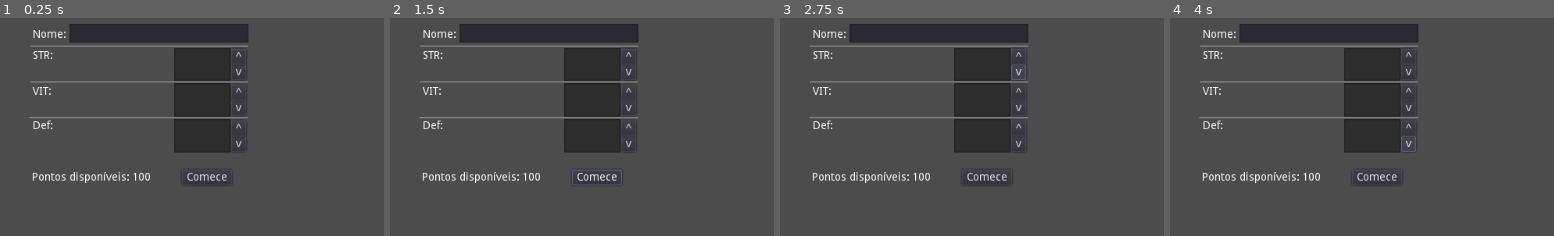
Above: before the commit, frames 1-4 (left to right).
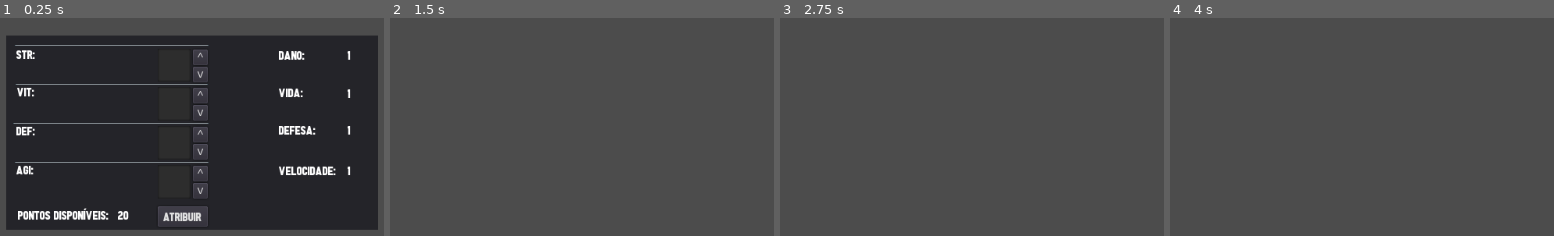
Above: after the commit, the same moments.

Repository: kingdaryss/godot2dmult
Game: Godot game, scene res://scenes/Node2D.tscn
Same seed, same stepped clock (60 frames per second), same inputs: the game is played once before the commit and once after it. Before the commit the project starts from res://Node2D.tscn.
Inputs (mouse positions are in pixels of both pictures, inside the frame that each line leads up to):
- Up to frame 1 (0.25 s): no input
- Up to frame 2 (1.5 s): click (597, 177) at 0.5 s, where only the run before the commit has a clickable "Comece"; click (574, 216) at 1.25 s, where only the run after the commit has a clickable "Atribuir"
- Up to frame 3 (2.75 s): click (1018, 72) at 2 s, where only the run before the commit has a clickable "v"
- Up to frame 4 (4 s): click (1408, 107) at 2.75 s, where only the run before the commit has a clickable "v"; click (1408, 144) at 3.5 s, where only the run before the commit has a clickable "v"

The runs differ from the first frame. In frame 1, 78% of the frame differs, in the area x 1-99%, y 2-98%; in frame 2, 14%; in frame 3, 14%; in frame 4, 14%.

Commit message:
Janela de Atributos "K" parcialmente pronta

Diff:
--- a/Node2D.gd
+++ b/Node2D.gd
@@ -1,12 +1,15 @@
 extends Node2D
 
+var atributes_scene
 # Declare member variables here. Examples:
 # Called when the node enters the scene tree for the first time.
 func _ready():
-
+	atributes_scene = get_node("atributes")
 
 	pass # Replace with function body.
 
 # Called every frame. 'delta' is the elapsed time since the previous frame.
 func _process(delta):
-	pass
+	if Input.is_key_pressed(KEY_K):
+		atributes_scene.show()
+		pass
--- a/Node2D.tscn
+++ /dev/null
@@ -1,157 +0,0 @@
-[gd_scene load_steps=3 format=2]
-
-[ext_resource path="res://Node2D.gd" type="Script" id=1]
-[ext_resource path="res://scripts/Human.gd" type="Script" id=2]
-
-[node name="Node2D" type="Node2D"]
-script = ExtResource( 1 )
-
-[node name="Node2D" type="Node2D" parent="."]
-script = ExtResource( 2 )
-
-[node name="txt_Nome" type="TextEdit" parent="Node2D"]
-margin_left = 336.0
-margin_top = 178.0
-margin_right = 565.0
-margin_bottom = 202.0
-
-[node name="lbl_Nome" type="Label" parent="Node2D"]
-margin_left = 289.487
-margin_top = 185.098
-margin_right = 343.487
-margin_bottom = 199.098
-rect_pivot_offset = Vector2( 27, 11 )
-text = "Nome:"
-
-[node name="btn_Start" type="Button" parent="Node2D"]
-margin_left = 479.9
-margin_top = 365.25
-margin_right = 543.9
-margin_bottom = 385.25
-text = "Comece"
-
-[node name="btn_Str_Down" type="Button" parent="Node2D"]
-margin_left = 543.0
-margin_top = 230.0
-margin_right = 562.0
-margin_bottom = 250.0
-action_mode = 0
-text = "v"
-
-[node name="btn_Vit_Down" type="Button" parent="Node2D"]
-margin_left = 543.0
-margin_top = 276.0
-margin_right = 562.0
-margin_bottom = 296.0
-action_mode = 0
-text = "v"
-
-[node name="btn_Def_Down" type="Button" parent="Node2D"]
-margin_left = 543.0
-margin_top = 322.0
-margin_right = 562.0
-margin_bottom = 342.0
-action_mode = 0
-text = "v"
-
-[node name="btn_Str_Up" type="Button" parent="Node2D"]
-margin_left = 543.0
-margin_top = 210.0
-margin_right = 562.0
-margin_bottom = 230.0
-action_mode = 0
-text = "^"
-
-[node name="btn_Vit_Up" type="Button" parent="Node2D"]
-margin_left = 543.0
-margin_top = 256.0
-margin_right = 562.0
-margin_bottom = 276.0
-action_mode = 0
-text = "^"
-
-[node name="btn_Def_Up" type="Button" parent="Node2D"]
-margin_left = 543.0
-margin_top = 302.0
-margin_right = 562.0
-margin_bottom = 322.0
-action_mode = 0
-text = "^"
-
-[node name="lbl_Str" type="Label" parent="Node2D"]
-margin_left = 289.0
-margin_top = 211.699
-margin_right = 329.0
-margin_bottom = 225.699
-text = "STR:"
-max_lines_visible = 1
-
-[node name="HSeparator" type="HSeparator" parent="Node2D"]
-margin_left = 285.0
-margin_top = 205.0
-margin_right = 565.0
-margin_bottom = 209.0
-
-[node name="HSeparator2" type="HSeparator" parent="Node2D"]
-margin_left = 285.0
-margin_top = 250.0
-margin_right = 565.0
-margin_bottom = 255.0
-
-[node name="HSeparator3" type="HSeparator" parent="Node2D"]
-margin_left = 284.0
-margin_top = 297.0
-margin_right = 565.0
-margin_bottom = 301.0
-
-[node name="lbl_Vit" type="Label" parent="Node2D"]
-margin_left = 289.354
-margin_top = 258.293
-margin_right = 329.354
-margin_bottom = 272.293
-text = "VIT:"
-
-[node name="lbl_Def" type="Label" parent="Node2D"]
-margin_left = 289.354
-margin_top = 301.766
-margin_right = 329.354
-margin_bottom = 315.766
-text = "Def:"
-
-[node name="lbl_Pontos" type="Label" parent="Node2D"]
-margin_left = 287.549
-margin_top = 368.261
-margin_right = 416.549
-margin_bottom = 382.261
-text = "Pontos disponíveis: "
-
-[node name="lbl_Pts" type="Label" parent="Node2D"]
-margin_left = 416.0
-margin_top = 367.902
-margin_right = 456.0
-margin_bottom = 381.902
-text = "100"
-
-[node name="atr_Str" type="TextEdit" parent="Node2D"]
-margin_left = 470.0
-margin_top = 209.0
-margin_right = 542.0
-margin_bottom = 251.0
-readonly = true
-breakpoint_gutter = true
-
-[node name="atr_Vit" type="TextEdit" parent="Node2D"]
-margin_left = 470.0
-margin_top = 254.0
-margin_right = 542.0
-margin_bottom = 297.0
-readonly = true
-breakpoint_gutter = true
-
-[node name="atr_Def" type="TextEdit" parent="Node2D"]
-margin_left = 470.0
-margin_top = 300.0
-margin_right = 542.0
-margin_bottom = 343.0
-readonly = true
-breakpoint_gutter = true
--- /dev/null
+++ b/fonts/Numbers.tres
@@ -0,0 +1,6 @@
+[gd_resource type="DynamicFont" load_steps=2 format=2]
+
+[ext_resource path="res://fonts/Tabloid Scuzzball.otf" type="DynamicFontData" id=1]
+
+[resource]
+font_data = ExtResource( 1 )
--- a/project.godot
+++ b/project.godot
@@ -16,7 +16,7 @@
 [application]
 
 config/name="teste"
-run/main_scene="res://Node2D.tscn"
+run/main_scene="res://scenes/Node2D.tscn"
 config/icon="res://icon.png"
 
 [rendering]
--- a/scripts/Node2D.gd
+++ b/scenes/Node2D.gd
@@ -1,13 +1,15 @@
 extends Node2D
 
+var atributes_scene
 # Declare member variables here. Examples:
-var a = 2
-var b = "text"
-
 # Called when the node enters the scene tree for the first time.
 func _ready():
+	atributes_scene = get_node("atributes")
+
 	pass # Replace with function body.
 
 # Called every frame. 'delta' is the elapsed time since the previous frame.
 func _process(delta):
-	pass
+	if Input.is_key_pressed(KEY_K):
+		atributes_scene.show()
+		pass
--- /dev/null
+++ b/scenes/Node2D.tscn
@@ -0,0 +1,9 @@
+[gd_scene load_steps=3 format=2]
+
+[ext_resource path="res://scenes/Node2D.gd" type="Script" id=1]
+[ext_resource path="res://scenes/atributes_UI.tscn" type="PackedScene" id=2]
+
+[node name="Node2D" type="Node2D"]
+script = ExtResource( 1 )
+
+[node name="atributes" parent="." instance=ExtResource( 2 )]
--- /dev/null
+++ b/scenes/atributes_UI.tscn
@@ -0,0 +1,267 @@
+[gd_scene load_steps=3 format=2]
+
+[ext_resource path="res://scripts/Update_Atributes.gd" type="Script" id=1]
+[ext_resource path="res://fonts/Numbers.tres" type="DynamicFont" id=2]
+
+[node name="atributes" type="Node2D"]
+editor/display_folded = true
+script = ExtResource( 1 )
+
+[node name="Panel" type="Panel" parent="."]
+margin_left = 255.0
+margin_top = 193.0
+margin_right = 731.0
+margin_bottom = 442.0
+
+[node name="Label" type="Label" parent="."]
+margin_left = 604.0
+margin_top = 208.0
+margin_right = 644.0
+margin_bottom = 228.0
+custom_fonts/font = ExtResource( 2 )
+text = "Dano:"
+
+[node name="Label2" type="Label" parent="."]
+margin_left = 604.0
+margin_top = 256.0
+margin_right = 644.0
+margin_bottom = 276.0
+custom_fonts/font = ExtResource( 2 )
+text = "Vida:"
+
+[node name="Label3" type="Label" parent="."]
+margin_left = 604.0
+margin_top = 304.0
+margin_right = 651.0
+margin_bottom = 324.0
+custom_fonts/font = ExtResource( 2 )
+text = "Defesa:"
+
+[node name="Label4" type="Label" parent="."]
+margin_left = 604.0
+margin_top = 356.0
+margin_right = 677.0
+margin_bottom = 376.0
+custom_fonts/font = ExtResource( 2 )
+text = "Velocidade:"
+
+[node name="lbl_velocidade" type="Label" parent="."]
+margin_left = 692.0
+margin_top = 356.0
+margin_right = 712.0
+margin_bottom = 376.0
+custom_fonts/font = ExtResource( 2 )
+text = "1"
+
+[node name="lbl_defesa" type="Label" parent="."]
+margin_left = 692.0
+margin_top = 304.0
+margin_right = 712.0
+margin_bottom = 324.0
+custom_fonts/font = ExtResource( 2 )
+text = "1"
+
+[node name="lbl_vida" type="Label" parent="."]
+margin_left = 692.0
+margin_top = 257.0
+margin_right = 712.0
+margin_bottom = 277.0
+custom_fonts/font = ExtResource( 2 )
+text = "1"
+
+[node name="lbl_dano" type="Label" parent="."]
+margin_left = 692.0
+margin_top = 208.0
+margin_right = 712.0
+margin_bottom = 228.0
+custom_fonts/font = ExtResource( 2 )
+text = "1"
+
+[node name="btn_Atribuir" type="Button" parent="."]
+margin_left = 448.9
+margin_top = 412.25
+margin_right = 512.9
+margin_bottom = 438.25
+custom_fonts/font = ExtResource( 2 )
+text = "Atribuir"
+
+[node name="btn_Str_Down" type="Button" parent="."]
+margin_left = 494.0
+margin_top = 233.0
+margin_right = 513.0
+margin_bottom = 253.0
+action_mode = 0
+text = "v"
+
+[node name="btn_Vit_Down" type="Button" parent="."]
+margin_left = 494.0
+margin_top = 282.0
+margin_right = 513.0
+margin_bottom = 302.0
+action_mode = 0
+text = "v"
+
+[node name="btn_Def_Down" type="Button" parent="."]
+margin_left = 494.0
+margin_top = 332.0
+margin_right = 513.0
+margin_bottom = 352.0
+action_mode = 0
+text = "v"
+
+[node name="btn_Agi_Down" type="Button" parent="."]
+margin_left = 494.0
+margin_top = 382.0
+margin_right = 513.0
+margin_bottom = 402.0
+action_mode = 0
+text = "v"
+
+[node name="btn_Str_Up" type="Button" parent="."]
+margin_left = 494.0
+margin_top = 211.0
+margin_right = 513.0
+margin_bottom = 231.0
+action_mode = 0
+text = "^"
+
+[node name="btn_Vit_Up" type="Button" parent="."]
+margin_left = 494.0
+margin_top = 260.0
+margin_right = 513.0
+margin_bottom = 280.0
+action_mode = 0
+text = "^"
+
+[node name="btn_Def_Up" type="Button" parent="."]
+margin_left = 494.0
+margin_top = 310.0
+margin_right = 513.0
+margin_bottom = 330.0
+action_mode = 0
+text = "^"
+
+[node name="btn_Agi_Up" type="Button" parent="."]
+margin_left = 494.0
+margin_top = 360.0
+margin_right = 513.0
+margin_bottom = 380.0
+text = "^"
+
+[node name="lbl_Str" type="Label" parent="."]
+margin_left = 268.0
+margin_top = 206.699
+margin_right = 308.0
+margin_bottom = 226.699
+custom_fonts/font = ExtResource( 2 )
+text = "STR:"
+max_lines_visible = 1
+
+[node name="HSeparator" type="HSeparator" parent="."]
+margin_left = 266.0
+margin_top = 204.0
+margin_right = 514.0
+margin_bottom = 208.0
+
+[node name="HSeparator2" type="HSeparator" parent="."]
+margin_left = 267.0
+margin_top = 254.0
+margin_right = 513.0
+margin_bottom = 258.0
+
+[node name="HSeparator3" type="HSeparator" parent="."]
+margin_left = 264.0
+margin_top = 304.0
+margin_right = 514.0
+margin_bottom = 308.0
+
+[node name="HSeparator4" type="HSeparator" parent="."]
+margin_left = 266.0
+margin_top = 354.0
+margin_right = 514.0
+margin_bottom = 358.0
+
+[node name="lbl_Vit" type="Label" parent="."]
+margin_left = 269.354
+margin_top = 255.293
+margin_right = 309.354
+margin_bottom = 275.293
+custom_fonts/font = ExtResource( 2 )
+text = "VIT:"
+
+[node name="lbl_Def" type="Label" parent="."]
+margin_left = 268.354
+margin_top = 304.766
+margin_right = 308.354
+margin_bottom = 324.766
+custom_fonts/font = ExtResource( 2 )
+text = "DEF:"
+
+[node name="lbl_Agi" type="Label" parent="."]
+margin_left = 268.354
+margin_top = 354.766
+margin_right = 308.354
+margin_bottom = 374.766
+custom_fonts/font = ExtResource( 2 )
+text = "AGI:"
+
+[node name="lbl_Pontos" type="Label" parent="."]
+margin_left = 269.549
+margin_top = 413.261
+margin_right = 398.549
+margin_bottom = 433.261
+custom_fonts/font = ExtResource( 2 )
+text = "Pontos disponíveis: "
+
+[node name="lbl_Pts" type="Label" parent="."]
+margin_left = 398.0
+margin_top = 413.0
+margin_right = 438.0
+margin_bottom = 433.0
+custom_fonts/font = ExtResource( 2 )
+text = "20"
+
+[node name="atr_Str" type="TextEdit" parent="."]
+margin_left = 449.0
+margin_top = 210.0
+margin_right = 491.0
+margin_bottom = 252.0
+custom_fonts/font = ExtResource( 2 )
+readonly = true
+breakpoint_gutter = true
+
+[node name="atr_Vit" type="TextEdit" parent="."]
+margin_left = 449.0
+margin_top = 259.0
+margin_right = 491.0
+margin_bottom = 302.0
+custom_fonts/font = ExtResource( 2 )
+readonly = true
+breakpoint_gutter = true
+
+[node name="atr_Def" type="TextEdit" parent="."]
+margin_left = 449.0
+margin_top = 309.0
+margin_right = 491.0
+margin_bottom = 352.0
+custom_fonts/font = ExtResource( 2 )
+readonly = true
+breakpoint_gutter = true
+
+[node name="atr_Agi" type="TextEdit" parent="."]
+margin_left = 449.0
+margin_top = 359.0
+margin_right = 491.0
+margin_bottom = 402.0
+custom_fonts/font = ExtResource( 2 )
+readonly = true
+breakpoint_gutter = true
+[connection signal="button_up" from="btn_Atribuir" to="." method="_on_btn_Atribuir_button_up"]
+[connection signal="button_up" from="btn_Str_Down" to="." method="_on_btn_Str_Down_button_up"]
+[connection signal="button_up" from="btn_Vit_Down" to="." method="_on_btn_Vit_Down_button_up"]
+[connection signal="button_up" from="btn_Def_Down" to="." method="_on_btn_Def_Down_button_up"]
+[connection signal="button_up" from="btn_Agi_Down" to="." method="_on_btn_Agi_Down_button_up"]
+[connection signal="button_up" from="btn_Str_Up" to="." method="_on_btn_Str_Up_button_up"]
+[connection signal="button_up" from="btn_Vit_Up" to="." method="_on_btn_Vit_Up_button_up"]
+[connection signal="button_up" from="btn_Def_Up" to="." method="_on_btn_Def_Up_button_up"]
+[connection signal="button_up" from="btn_Agi_Up" to="." method="_on_btn_Agi_Up_button_up"]
--- a/scripts/Base_Perso.gd
+++ b/scripts/Base_Perso.gd
@@ -1,92 +1,24 @@
-extends Node2D
+extends "res://Node2D.gd"
 
 # Declare member variables here. Examples:
 
 #atributos personagem ---
-var vida
-var velocidade
 var nome
-var str_Pts
-var max_Pts
-var vit_Pts
-var def_Pts
-
-# godot vars ---
-var btn_start
-var txt_nome
-var lbl_nome
-#str ---
-var btn_strup
-var btn_strdown
-var atr_Str
-#vit ---
-var btn_vitup
-var btn_vitdown
-var atr_Vit
-#def ---
-var btn_defup
-var btn_defdown
-var atr_Def
-# max pts ---
-var lbl_Pts
-
+var dano = 1
+var vida = 1
+var defesa = 1
+var velocidade = 1
+#godot
+var str_Pts = 0
+var vit_Pts = 0
+var def_Pts = 0
+var agi_Pts = 0
+var max_Pts = 20
 
 # Called when the node enters the scene tree for the first time.
 func _ready():
-	#atributos --
-	str_Pts = 0
-	vit_Pts = 0
-	def_Pts = 0
-	max_Pts = 100
-	#godot nodes --
-	txt_nome = get_node("txt_Nome")
-	lbl_nome = get_node("lbl_Nome")
-	btn_start = get_node("btn_Start")
-	btn_strup = get_node("btn_Str_Up")
-	btn_strdown = get_node("btn_Str_Down")
-	atr_Str = get_node("atr_Str")
-	lbl_Pts = get_node("lbl_Pts")
-	btn_vitup = get_node("btn_Vit_Up")
-	btn_vitdown = get_node("btn_Vit_Down")
-	atr_Vit = get_node("atr_Vit")
-	btn_defup = get_node("btn_Def_Up")
-	btn_defdown = get_node("btn_Def_Down")
-	atr_Def = get_node("atr_Def")
-
 	pass
 
 func _process(delta):
-	#str ------
-	if btn_strup.pressed && max_Pts > 0:
-		str_Pts = str_Pts + int(1)
-		max_Pts = max_Pts - int(1)
-		atr_Str.set_text(str(str_Pts))
-		lbl_Pts.set_text(str(max_Pts))
-	if btn_strdown.pressed && str_Pts > 0:
-		str_Pts = str_Pts - int(1)
-		max_Pts = max_Pts + int(1)
-		atr_Str.set_text(str(str_Pts))
-		lbl_Pts.set_text(str(max_Pts))
-	#vit ------
-	if btn_vitup.pressed && max_Pts > 0:
-		vit_Pts = vit_Pts + int(1)
-		max_Pts = max_Pts - int(1)
-		atr_Vit.set_text(str(vit_Pts))
-		lbl_Pts.set_text(str(max_Pts))
-	if btn_vitdown.pressed && vit_Pts > 0:
-		vit_Pts = vit_Pts - int(1)
-		max_Pts = max_Pts + int(1)
-		atr_Vit.set_text(str(vit_Pts))
-		lbl_Pts.set_text(str(max_Pts))
-	#def ------
-	if btn_defup.pressed && max_Pts > 0:
-		def_Pts = def_Pts + int(1)
-		max_Pts = max_Pts - int(1)
-		atr_Def.set_text(str(def_Pts))
-		lbl_Pts.set_text(str(max_Pts))
-	if btn_defdown.pressed && def_Pts > 0:
-		def_Pts = def_Pts - int(1)
-		max_Pts = max_Pts + int(1)
-		atr_Def.set_text(str(def_Pts))
-		lbl_Pts.set_text(str(max_Pts))
+
 	pass
--- a/scripts/Human.gd
+++ b/scripts/Beholder_Perso.gd
@@ -1,10 +1,10 @@
 extends "res://scripts/Base_Perso.gd"
+
 
 
 func _ready():
 
 	pass
 func _process(delta):
-	if btn_start.pressed:
-		nome = (txt_nome.get_text())
+
 	pass
--- /dev/null
+++ b/scripts/Update_Atributes.gd
@@ -0,0 +1,144 @@
+extends "res://scripts/Base_Perso.gd"
+
+# godot vars ---
+var btn_atribuir
+var txt_nome
+var lbl_nome
+#str ---
+var btn_strup
+var btn_strdown
+var atr_Str
+#vit ---
+var btn_vitup
+var btn_vitdown
+var atr_Vit
+#def ---
+var btn_defup
+var btn_defdown
+var atr_Def
+#agi ---
+var btn_agiup
+var btn_agidown
+var atr_Agi
+# max pts ---
+var lbl_Pts
+
+
+# Called when the node enters the scene tree for the first time.
+func _ready():
+	#atributos --
+
+	#godot nodes --
+	txt_nome = get_node("txt_Nome")
+	lbl_nome = get_node("lbl_Nome")
+	btn_atribuir = get_node("btn_Atribuir")
+
+	#str
+	btn_strup = get_node("btn_Str_Up")
+	btn_strdown = get_node("btn_Str_Down")
+	atr_Str = get_node("atr_Str")
+	#maxpoints
+	lbl_Pts = get_node("lbl_Pts")
+	#vitalidade
+	btn_vitup = get_node("btn_Vit_Up")
+	btn_vitdown = get_node("btn_Vit_Down")
+	atr_Vit = get_node("atr_Vit")
+	#defesa
+	btn_defup = get_node("btn_Def_Up")
+	btn_defdown = get_node("btn_Def_Down")
+	atr_Def = get_node("atr_Def")
+	#agilidade
+	btn_agiup = get_node("btn_Agi_Up")
+	btn_agidown = get_node("btn_Agi_Down")
+	atr_Agi = get_node("atr_Agi")
+
+
+
+	pass
+
+func _process(delta):
+
+		pass
+#STR -----------------
+func _on_btn_Str_Up_button_up():
+	if max_Pts > 0:
+		str_Pts = str_Pts + int(1)
+		_atribuir(str_Pts, atr_Str)
+		pass
+
+func _on_btn_Str_Down_button_up():
+	if str_Pts > 0:
+		str_Pts =  str_Pts - int(1)
+		_desatribuir(str_Pts, atr_Str)
+	pass
+#VIT -----------------
+func _on_btn_Vit_Up_button_up():
+	if max_Pts > 0:
+		vit_Pts = vit_Pts + int(1)
+		_atribuir(vit_Pts, atr_Vit)
+		pass
+
+func _on_btn_Vit_Down_button_up():
+	if vit_Pts > 0:
+		vit_Pts =  vit_Pts - int(1)
+		_desatribuir(vit_Pts, atr_Vit)
+		pass # Replace with function body.
+
+#DEF -----------------
+func _on_btn_Def_Up_button_up():
+	if max_Pts > 0:
+		def_Pts = def_Pts + int(1)
+		_atribuir(def_Pts, atr_Def)
+		pass # Replace with function body.
+
+
+func _on_btn_Def_Down_button_up():
+	if def_Pts > 0:
+		def_Pts = def_Pts - int(1)
+		_desatribuir(def_Pts, atr_Def)
+		pass # Replace with function body.
+
+#AGI -----------------
+func _on_btn_Agi_Up_button_up():
+	if max_Pts > 0:
+		agi_Pts = agi_Pts + int(1)
+		_atribuir(agi_Pts, atr_Agi)
+		pass # Replace with function body.
+
+
+func _on_btn_Agi_Down_button_up():
+	if agi_Pts > 0:
+		agi_Pts = agi_Pts - int(1)
+		_desatribuir(agi_Pts, atr_Agi)
+		pass # Replace with function body.
+
+func _atribuir(status_Points, atr_Status):
+		max_Pts = max_Pts - int(1)
+		lbl_Pts.set_text(str(max_Pts))
+		atr_Status.set_text(str(status_Points))
+
+func _desatribuir(status_Points, atr_Status):
+		max_Pts = max_Pts + int(1)
+		lbl_Pts.set_text(str(max_Pts))
+		atr_Status.set_text(str(status_Points))
+
+func _on_btn_Atribuir_button_up():
+	dano+=int(str_Pts)
+	vida+=int(vit_Pts)
+	defesa+=int(def_Pts)
+	velocidade+=int(agi_Pts)
+	str_Pts = 0
+	vit_Pts = 0
+	def_Pts = 0
+	agi_Pts = 0
+	atr_Str.set_text(str(str_Pts))
+	atr_Vit.set_text(str(vit_Pts))
+	atr_Def.set_text(str(def_Pts))
+	atr_Agi.set_text(str(agi_Pts))
+	btn_strdown.set_disabled(true)
+	btn_vitdown.set_disabled(true)
+	btn_defdown.set_disabled(true)
+	btn_agidown.set_disabled(true)
+	hide()
+
+	pass
Binary file added: fonts/D_OLD_MODERN.ttf
Binary file added: fonts/D_OLD_MODERN_2.ttf
Binary file added: fonts/Tabloid Scuzzball.otf
